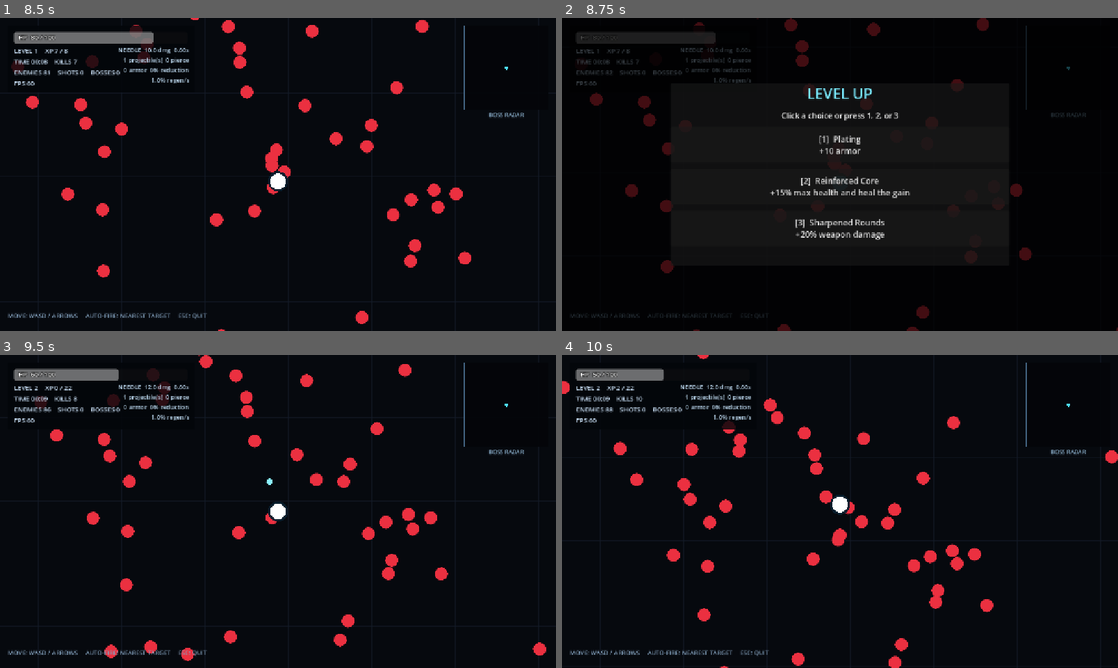
Above: before the commit, frames 1-4 (two rows, left to right).
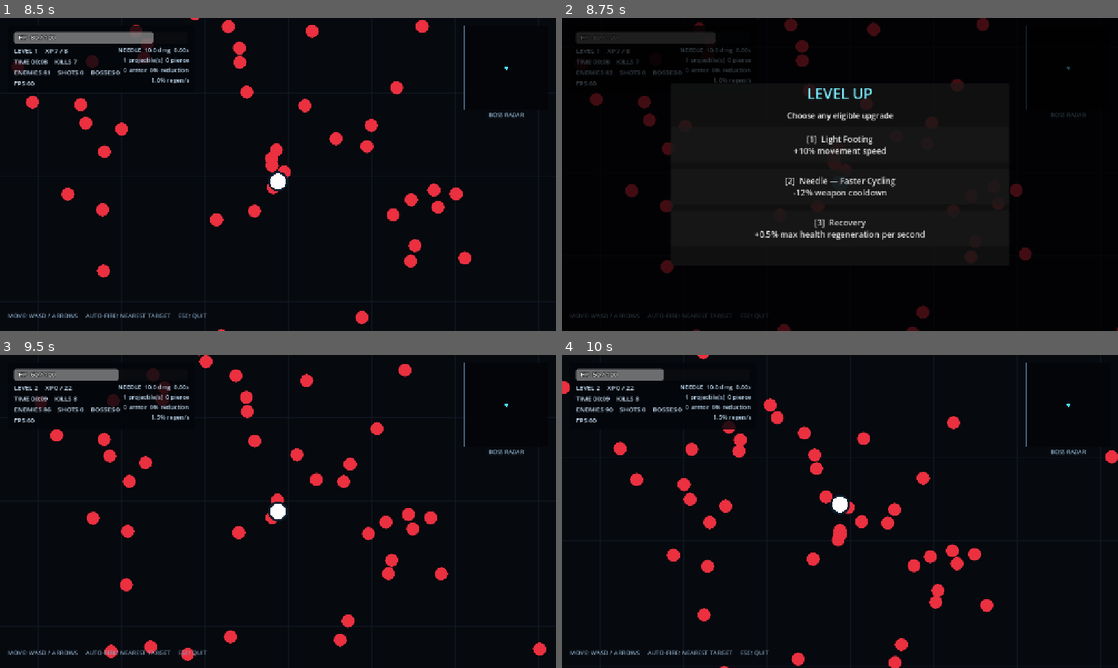
Above: after the commit, the same moments.

Repository: LoushengM/overrun
Game: Godot game, scene res://scenes/main.tscn
Same seed, same stepped clock (60 frames per second), same inputs: the game is played once before the commit and once after it.
Inputs:
- Up to frame 1 (8.5 s): tap Enter at 0.5, 2.85, 7.35 s; hold D 0.53-1.28 s; tap 1 at 0.6, 1.35, 2.3, 3.05, 3.8, 4.55, 5.1, 5.85, 6.8, 7.55, 8.3 s; hold S 1.28-2.03 s; hold D 2.03-2.78 s; hold R 2.03-2.78 s; hold W 2.78-3.53 s; hold A 3.53-5.03 s; tap 2 at 3.6, 8.1 s; tap 3 at 4.35 s; hold S 5.03-5.78 s; hold D 5.78-6.53 s; hold W 6.53-7.28 s; hold R 6.53-7.28 s; hold D 7.28-8.03 s; hold S from 8.03 s (still down)
- Up to frame 2 (8.75 s): keep holding S
- Up to frame 3 (9.5 s): tap A at 8.75 s; release S at 8.78 s; hold A from 8.78 s (still down); tap 3 at 8.85 s; tap 1 at 9.05 s
- Up to frame 4 (10 s): release A at 9.53 s; hold W from 9.53 s (still down); tap 1 at 9.6 s

Frame 1 is identical in both runs. In frame 2, 1.9% of the frame differs, in the area x 34-66%, y 30-71%; in frame 3, less than 0.1%; in frame 4, less than 0.1%.

Commit message:
Scale bosses and grant weapon rewards

Diff:
--- a/src/game.gd
+++ b/src/game.gd
@@ -11,6 +11,7 @@
     world.process_mode = Node.PROCESS_MODE_PAUSABLE
     world.stats_updated.connect(hud.update_stats)
     world.level_up_requested.connect(_on_level_up_requested)
+    world.boss_upgrade_requested.connect(_on_boss_upgrade_requested)
     world.run_ended.connect(_on_run_ended)
     world.boss_spawned.connect(hud.show_boss_notice)
     hud.upgrade_selected.connect(_on_upgrade_selected)
@@ -46,7 +47,16 @@
             world.apply_upgrade(options[0])
         return
     get_tree().paused = true
-    hud.show_upgrade(options)
+    hud.show_upgrade(options, "LEVEL UP", "Choose any eligible upgrade")
+
+
+func _on_boss_upgrade_requested(options: Array[String]) -> void:
+    if benchmark_mode:
+        if not options.is_empty():
+            world.apply_upgrade(options[0])
+        return
+    get_tree().paused = true
+    hud.show_upgrade(options, "BOSS REWARD", "Choose a Needle weapon upgrade")
 
 
 func _on_upgrade_selected(upgrade_id: String) -> void:
--- a/src/game_config.gd
+++ b/src/game_config.gd
@@ -42,6 +42,10 @@
 const NORMAL_ENEMY_XP := 1
 
 const BOSS_HEALTH := 550.0
+const BOSS_HEALTH_SCALE_LINEAR := 1.0
+const BOSS_HEALTH_SCALE_QUADRATIC := 0.20
+const BOSS_HIT_PROTECTION_DURATION := 0.35
+const BOSS_HIT_PROTECTION_DAMAGE_MULTIPLIER := 0.20
 const BOSS_SPEED := 58.0
 const BOSS_SPEED_SCALE_PER_MINUTE := 0.025
 const BOSS_SPEED_SCALE_CAP := 1.50
@@ -65,32 +69,39 @@
 const SURGE_SPEED_FULL_DISTANCE := 1600.0
 const NEARBY_THREAT_RADIUS := 2100.0
 
-const UPGRADE_IDS := [
+const GLOBAL_UPGRADE_IDS := [
     "damage",
-    "fire_rate",
-    "projectile_count",
-    "pierce",
     "move_speed",
     "max_health",
     "armor",
     "regen",
-    "pickup_radius",
 ]
 
+const NEEDLE_UPGRADE_IDS := [
+    "fire_rate",
+    "projectile_count",
+    "pierce",
+]
+
+const NEEDLE_UPGRADE_CAPS := {
+    "fire_rate": 10,
+    "projectile_count": 10,
+    "pierce": 10,
+}
+
 const UPGRADE_NAMES := {
-    "damage": "Sharpened Rounds",
-    "fire_rate": "Faster Cycling",
-    "projectile_count": "Split Shot",
-    "pierce": "Piercing Rounds",
+    "damage": "Base Damage",
+    "fire_rate": "Needle — Faster Cycling",
+    "projectile_count": "Needle — Split Shot",
+    "pierce": "Needle — Piercing Rounds",
     "move_speed": "Light Footing",
     "max_health": "Reinforced Core",
     "armor": "Plating",
     "regen": "Recovery",
-    "pickup_radius": "Field Magnet",
 }
 
 const UPGRADE_DESCRIPTIONS := {
-    "damage": "+20% weapon damage",
+    "damage": "+20% damage for all weapons",
     "fire_rate": "-12% weapon cooldown",
     "projectile_count": "+1 projectile per attack",
     "pierce": "Adds one full projectile damage budget",
@@ -98,5 +109,4 @@
     "max_health": "+15% max health and heal the gain",
     "armor": "+10 armor",
     "regen": "+0.5% max health regeneration per second",
-    "pickup_radius": "+25% pickup radius",
 }
--- a/src/hud.gd
+++ b/src/hud.gd
@@ -14,6 +14,8 @@
 var minimap: BossMinimap
 
 var upgrade_overlay: ColorRect
+var upgrade_title: Label
+var upgrade_subtitle: Label
 var upgrade_buttons: Array[Button] = []
 var death_overlay: ColorRect
 var death_summary: Label
@@ -81,7 +83,13 @@
     surge_label.visible = stats.get("surge", false)
 
 
-func show_upgrade(options: Array[String]) -> void:
+func show_upgrade(
+    options: Array[String],
+    title_text: String = "LEVEL UP",
+    subtitle_text: String = "Click a choice or press 1, 2, or 3"
+) -> void:
+    upgrade_title.text = title_text
+    upgrade_subtitle.text = subtitle_text
     for i in range(upgrade_buttons.size()):
         var button := upgrade_buttons[i]
         if i < options.size():
@@ -250,18 +258,18 @@
     layout.add_theme_constant_override("separation", 14)
     panel.add_child(layout)
 
-    var title := Label.new()
-    title.text = "LEVEL UP"
-    title.horizontal_alignment = HORIZONTAL_ALIGNMENT_CENTER
-    title.add_theme_font_size_override("font_size", 34)
-    title.add_theme_color_override("font_color", Color(0.48, 0.92, 1.0))
-    layout.add_child(title)
-
-    var subtitle := Label.new()
-    subtitle.text = "Click a choice or press 1, 2, or 3"
-    subtitle.horizontal_alignment = HORIZONTAL_ALIGNMENT_CENTER
-    subtitle.add_theme_font_size_override("font_size", 18)
-    layout.add_child(subtitle)
+    upgrade_title = Label.new()
+    upgrade_title.text = "LEVEL UP"
+    upgrade_title.horizontal_alignment = HORIZONTAL_ALIGNMENT_CENTER
+    upgrade_title.add_theme_font_size_override("font_size", 34)
+    upgrade_title.add_theme_color_override("font_color", Color(0.48, 0.92, 1.0))
+    layout.add_child(upgrade_title)
+
+    upgrade_subtitle = Label.new()
+    upgrade_subtitle.text = "Click a choice or press 1, 2, or 3"
+    upgrade_subtitle.horizontal_alignment = HORIZONTAL_ALIGNMENT_CENTER
+    upgrade_subtitle.add_theme_font_size_override("font_size", 18)
+    layout.add_child(upgrade_subtitle)
 
     for i in range(3):
         var button := Button.new()
--- a/src/simulation_world.gd
+++ b/src/simulation_world.gd
@@ -3,6 +3,7 @@
 
 signal stats_updated(stats: Dictionary)
 signal level_up_requested(options: Array[String])
+signal boss_upgrade_requested(options: Array[String])
 signal run_ended(summary: Dictionary)
 signal boss_spawned
 
@@ -14,6 +15,7 @@
 var benchmark_mode := false
 var is_running := false
 var pending_upgrade := false
+var pending_boss_rewards := 0
 
 var elapsed_time := 0.0
 var kills := 0
@@ -43,6 +45,11 @@
 var weapon_range := GameConfig.WEAPON_RANGE
 var weapon_radius := GameConfig.WEAPON_RADIUS
 var weapon_pierce := GameConfig.WEAPON_PIERCE
+var needle_upgrade_levels := {
+    "fire_rate": 0,
+    "projectile_count": 0,
+    "pierce": 0,
+}
 var weapon_timer := 0.15
 var next_attack_id := 1
 
@@ -59,6 +66,7 @@
 var enemy_anchors: Array[Vector2] = []
 var enemy_boss_attack_timer: Array[float] = []
 var enemy_boss_telegraph: Array[float] = []
+var enemy_boss_hit_protection_timer: Array[float] = []
 
 var projectile_positions: Array[Vector2] = []
 var projectile_velocities: Array[Vector2] = []
@@ -114,6 +122,7 @@
     enemy_anchors.clear()
     enemy_boss_attack_timer.clear()
     enemy_boss_telegraph.clear()
+    enemy_boss_hit_protection_timer.clear()
 
     projectile_positions.clear()
     projectile_velocities.clear()
@@ -132,6 +141,7 @@
     benchmark_reported = false
     is_running = true
     pending_upgrade = false
+    pending_boss_rewards = 0
     elapsed_time = 0.0
     kills = 0
     level = 1
@@ -160,6 +170,9 @@
     weapon_range = GameConfig.WEAPON_RANGE
     weapon_radius = GameConfig.WEAPON_RADIUS
     weapon_pierce = GameConfig.WEAPON_PIERCE
+    needle_upgrade_levels["fire_rate"] = 0
+    needle_upgrade_levels["projectile_count"] = 0
+    needle_upgrade_levels["pierce"] = 0
     weapon_timer = 0.15
     next_attack_id = 1
 
@@ -202,6 +215,7 @@
     enemy_anchors.clear()
     enemy_boss_attack_timer.clear()
     enemy_boss_telegraph.clear()
+    enemy_boss_hit_protection_timer.clear()
     for i in range(1200):
         var angle := rng.randf_range(0.0, TAU)
         var distance := rng.randf_range(380.0, 1800.0)
@@ -246,6 +260,7 @@
     _update_regeneration(delta)
     _update_spawning(delta)
     _update_boss_schedule()
+    _check_boss_reward()
     _check_level_up()
 
     camera.position = player_position
@@ -285,6 +300,7 @@
         var distance_to_player := sqrt(distance_squared_to_player)
 
         if enemy_kinds[i] == EnemyKind.BOSS:
+            enemy_boss_hit_protection_timer[i] = maxf(0.0, enemy_boss_hit_protection_timer[i] - delta)
             var anchor := enemy_anchors[i]
             if player_position.distance_to(anchor) > 1600.0:
                 if position.distance_to(anchor) > 24.0:
@@ -414,10 +430,18 @@
             if enemy_last_hit_attack[enemy_index] == projectile_attack_ids[projectile_index]:
                 continue
 
-            var damage_value := minf(
+            var damage_multiplier := 1.0
+            if enemy_kinds[enemy_index] == EnemyKind.BOSS:
+                if enemy_boss_hit_protection_timer[enemy_index] > 0.0:
+                    damage_multiplier = GameConfig.BOSS_HIT_PROTECTION_DAMAGE_MULTIPLIER
+                else:
+                    enemy_boss_hit_protection_timer[enemy_index] = GameConfig.BOSS_HIT_PROTECTION_DURATION
+
+            var raw_damage_spent := minf(
                 projectile_remaining_damage[projectile_index],
-                target_remaining_health
+                target_remaining_health / damage_multiplier
             )
+            var damage_value := raw_damage_spent * damage_multiplier
             if damage_value <= 0.0:
                 continue
 
@@ -425,7 +449,7 @@
             hit_targets.append(enemy_index)
             hit_damage.append(damage_value)
             enemy_reserved_damage[enemy_index] += damage_value
-            projectile_remaining_damage[projectile_index] -= damage_value
+            projectile_remaining_damage[projectile_index] -= raw_damage_spent
 
             if projectile_remaining_damage[projectile_index] <= 0.0001:
                 exhausted = true
@@ -452,7 +476,7 @@
         kills += 1
         xp += enemy_xp[i]
         if enemy_kinds[i] == EnemyKind.BOSS:
-            _spawn_health_pickup(enemy_positions[i])
+            pending_boss_rewards += 1
         elif pickup_positions.size() < GameConfig.PICKUP_CAP and rng.randf() < GameConfig.HEALTH_PICKUP_DROP_CHANCE:
             _spawn_health_pickup(enemy_positions[i])
         _remove_enemy(i)
@@ -583,11 +607,10 @@
     var distance := rng.randf_range(1050.0, 1450.0)
     var position := player_position + Vector2.from_angle(angle) * distance
     var minutes := elapsed_time / 60.0
-    var health_scale := 1.0 + 0.45 * minutes + 0.05 * minutes * minutes
     var damage_scale := 1.0 + 0.14 * minutes + 0.025 * minutes * minutes
     _add_enemy(
         position,
-        GameConfig.BOSS_HEALTH * health_scale,
+        _current_boss_health(),
         GameConfig.BOSS_SPEED,
         GameConfig.BOSS_DAMAGE * damage_scale,
         GameConfig.BOSS_RADIUS,
@@ -620,6 +643,7 @@
     enemy_anchors.append(anchor_value)
     enemy_boss_attack_timer.append(rng.randf_range(1.5, 3.0) if kind_value == EnemyKind.BOSS else 0.0)
     enemy_boss_telegraph.append(0.0)
+    enemy_boss_hit_protection_timer.append(0.0)
 
 
 func _spawn_health_pickup(position: Vector2) -> void:
@@ -651,8 +675,21 @@
         return
     is_running = false
     pending_upgrade = false
+    pending_boss_rewards = 0
     _emit_stats()
     run_ended.emit(get_stats_snapshot())
+
+
+func _check_boss_reward() -> void:
+    if pending_upgrade or not is_running or pending_boss_rewards <= 0:
+        return
+    var options := _roll_weapon_upgrade_options()
+    if options.is_empty():
+        pending_boss_rewards = 0
+        return
+    pending_boss_rewards -= 1
+    pending_upgrade = true
+    boss_upgrade_requested.emit(options)
 
 
 func _check_level_up() -> void:
@@ -668,17 +705,20 @@
 
 
 func apply_upgrade(upgrade_id: String) -> void:
-    if not pending_upgrade:
+    if not pending_upgrade or not _is_upgrade_eligible(upgrade_id):
         return
     match upgrade_id:
         "damage":
             weapon_damage *= 1.20
         "fire_rate":
             weapon_cooldown = maxf(0.05, weapon_cooldown * 0.88)
+            needle_upgrade_levels[upgrade_id] += 1
         "projectile_count":
             weapon_projectile_count += 1
+            needle_upgrade_levels[upgrade_id] += 1
         "pierce":
             weapon_pierce += 1
+            needle_upgrade_levels[upgrade_id] += 1
         "move_speed":
             player_move_speed *= 1.10
         "max_health":
@@ -689,18 +729,29 @@
             player_armor += 10.0
         "regen":
             player_regen_rate += 0.005
-        "pickup_radius":
-            player_pickup_radius *= 1.25
         _:
             return
     pending_upgrade = false
     _emit_stats()
 
 
+func _is_upgrade_eligible(upgrade_id: String) -> bool:
+    if GameConfig.GLOBAL_UPGRADE_IDS.has(upgrade_id):
+        return true
+    if not GameConfig.NEEDLE_UPGRADE_IDS.has(upgrade_id):
+        return false
+    var current_level: int = needle_upgrade_levels.get(upgrade_id, 0)
+    var level_cap: int = GameConfig.NEEDLE_UPGRADE_CAPS.get(upgrade_id, 0)
+    return current_level < level_cap
+
+
 func _roll_upgrade_options() -> Array[String]:
     var pool: Array[String] = []
-    for upgrade_id in GameConfig.UPGRADE_IDS:
+    for upgrade_id in GameConfig.GLOBAL_UPGRADE_IDS:
         pool.append(upgrade_id)
+    for upgrade_id in GameConfig.NEEDLE_UPGRADE_IDS:
+        if _is_upgrade_eligible(upgrade_id):
+            pool.append(upgrade_id)
 
     var options: Array[String] = []
     if _is_damage_pity_active():
@@ -713,10 +764,32 @@
     return options
 
 
+func _roll_weapon_upgrade_options() -> Array[String]:
+    var pool: Array[String] = []
+    for upgrade_id in GameConfig.NEEDLE_UPGRADE_IDS:
+        if _is_upgrade_eligible(upgrade_id):
+            pool.append(upgrade_id)
+    pool.shuffle()
+    var options: Array[String] = []
+    while options.size() < 3 and not pool.is_empty():
+        options.append(pool.pop_back())
+    return options
+
+
 func _current_normal_enemy_health() -> float:
     var minutes := elapsed_time / 60.0
     var health_scale := 1.0 + 0.12 * minutes + 0.025 * minutes * minutes
     return GameConfig.NORMAL_ENEMY_HEALTH * health_scale
+
+
+func _current_boss_health() -> float:
+    var minutes := elapsed_time / 60.0
+    var health_scale := (
+        1.0
+        + GameConfig.BOSS_HEALTH_SCALE_LINEAR * minutes
+        + GameConfig.BOSS_HEALTH_SCALE_QUADRATIC * minutes * minutes
+    )
+    return GameConfig.BOSS_HEALTH * health_scale
 
 
 func _is_damage_pity_active() -> bool:
@@ -833,6 +906,7 @@
         enemy_anchors[index] = enemy_anchors[last]
         enemy_boss_attack_timer[index] = enemy_boss_attack_timer[last]
         enemy_boss_telegraph[index] = enemy_boss_telegraph[last]
+        enemy_boss_hit_protection_timer[index] = enemy_boss_hit_protection_timer[last]
     enemy_positions.pop_back()
     enemy_health.pop_back()
     enemy_max_health.pop_back()
@@ -846,6 +920,7 @@
     enemy_anchors.pop_back()
     enemy_boss_attack_timer.pop_back()
     enemy_boss_telegraph.pop_back()
+    enemy_boss_hit_protection_timer.pop_back()
 
 
 func _remove_projectile(index: int) -> void:
@@ -1009,6 +1084,21 @@
             draw_circle(position, enemy_radii[i] + 7.0, Color(0.22, 0.02, 0.08, 0.95))
             draw_circle(position, enemy_radii[i], Color(0.88, 0.12, 0.26, 1.0))
             draw_circle(position, 15.0, Color(1.0, 0.62, 0.2, 1.0))
+            if enemy_boss_hit_protection_timer[i] > 0.0:
+                var protection_fraction := clampf(
+                    enemy_boss_hit_protection_timer[i] / GameConfig.BOSS_HIT_PROTECTION_DURATION,
+                    0.0,
+                    1.0
+                )
+                draw_arc(
+                    position,
+                    enemy_radii[i] + 12.0,
+                    0.0,
+                    TAU,
+                    48,
+                    Color(1.0, 0.72, 0.18, 0.35 + 0.65 * protection_fraction),
+                    5.0
+                )
             var health_fraction := clampf(enemy_health[i] / enemy_max_health[i], 0.0, 1.0)
             draw_rect(Rect2(position + Vector2(-48.0, -58.0), Vector2(96.0, 7.0)), Color(0.08, 0.08, 0.10, 0.9), true)
             draw_rect(Rect2(position + Vector2(-48.0, -58.0), Vector2(96.0 * health_fraction, 7.0)), Color(0.95, 0.22, 0.28, 1.0), true)
--- a/tests/crowd_benchmark.gd
+++ b/tests/crowd_benchmark.gd
@@ -64,6 +64,7 @@
     world.enemy_anchors.clear()
     world.enemy_boss_attack_timer.clear()
     world.enemy_boss_telegraph.clear()
+    world.enemy_boss_hit_protection_timer.clear()
     world.projectile_positions.clear()
     world.projectile_velocities.clear()
     world.projectile_lifetimes.clear()
--- a/tests/regression_test.gd
+++ b/tests/regression_test.gd
@@ -128,6 +128,62 @@
     world.enemy_positions[0] = Vector2(400.0, 0.0)
     world._update_enemies(0.50)
     assert(is_equal_approx(world.enemy_positions[0].x, 350.0), "Surge speed must fade out near the player")
+
+    world.elapsed_time = 300.0
+    assert(
+        is_equal_approx(world._current_boss_health(), 6050.0),
+        "Boss health must scale aggressively by five minutes"
+    )
+
+    _clear_combat_state(world)
+    world.elapsed_time = 0.0
+    world.player_position = Vector2.ZERO
+    world.weapon_damage = 100.0
+    world.weapon_pierce = 0
+    world._add_enemy(Vector2(100.0, 0.0), 1000.0, 0.0, 0.0, 42.0, 20, SimulationWorld.EnemyKind.BOSS, Vector2.ZERO)
+    world._spawn_projectile(Vector2.RIGHT)
+    world._rebuild_enemy_grid()
+    world._update_projectiles(0.10)
+    assert(is_equal_approx(world.hit_damage[0], 100.0), "The first boss hit must deal full damage")
+    assert(world.enemy_boss_hit_protection_timer[0] > 0.0, "The first boss hit must start hit protection")
+    world._resolve_hits()
+
+    world._spawn_projectile(Vector2.RIGHT)
+    world._rebuild_enemy_grid()
+    world._update_projectiles(0.10)
+    assert(is_equal_approx(world.hit_damage[0], 20.0), "Boss hit protection must mitigate 80% of follow-up damage")
+    world._resolve_hits()
+    assert(is_equal_approx(world.enemy_health[0], 880.0), "Boss health must reflect protected follow-up damage")
+
+    _clear_combat_state(world)
+    world.pending_upgrade = false
+    world.pending_boss_rewards = 0
+    world.xp = 0
+    world._add_enemy(Vector2.ZERO, 0.0, 0.0, 0.0, 42.0, 20, SimulationWorld.EnemyKind.BOSS, Vector2.ZERO)
+    world._process_deaths()
+    assert(world.pending_boss_rewards == 1, "A defeated boss must queue one weapon-upgrade reward")
+    assert(world.pickup_positions.is_empty(), "Bosses must not drop health pickups")
+
+    var boss_options := world._roll_weapon_upgrade_options()
+    assert(boss_options.size() == 3, "An uncapped Needle must offer three boss reward choices")
+    for boss_option in boss_options:
+        assert(GameConfig.NEEDLE_UPGRADE_IDS.has(boss_option), "Boss rewards must contain only Needle upgrades")
+
+    world.needle_upgrade_levels["projectile_count"] = GameConfig.NEEDLE_UPGRADE_CAPS["projectile_count"]
+    assert(not world._is_upgrade_eligible("projectile_count"), "Capped Needle upgrades must become ineligible")
+    assert(not world._roll_weapon_upgrade_options().has("projectile_count"), "Capped upgrades must disappear from boss rewards")
+    for roll_index in range(20):
+        assert(not world._roll_upgrade_options().has("pickup_radius"), "Pickup radius must not appear in level-up rolls")
+    world.needle_upgrade_levels["projectile_count"] = 0
+
+    world._check_boss_reward()
+    assert(paused, "A boss reward must pause the run")
+    assert(hud.upgrade_title.text == "BOSS REWARD", "Boss rewards must use a distinct upgrade title")
+    var boss_key_event := InputEventKey.new()
+    boss_key_event.keycode = KEY_1
+    boss_key_event.pressed = true
+    hud._input(boss_key_event)
+    assert(not paused, "Choosing a boss reward must resume the run")
 
     scene.queue_free()
     await process_frame
@@ -149,6 +205,7 @@
     world.enemy_anchors.clear()
     world.enemy_boss_attack_timer.clear()
     world.enemy_boss_telegraph.clear()
+    world.enemy_boss_hit_protection_timer.clear()
     world.projectile_positions.clear()
     world.projectile_velocities.clear()
     world.projectile_lifetimes.clear()
Not shown, changed: README.md
Not shown, changed: docs/MVP_DESIGN.md
